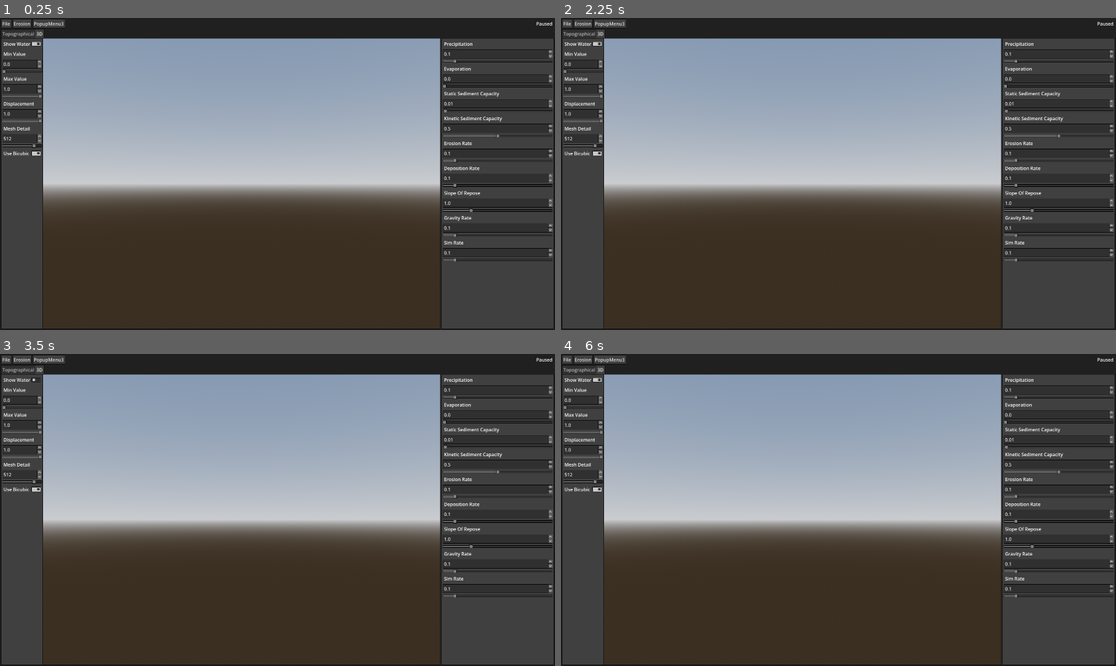
Above: before the commit, frames 1-4 (two rows, left to right).
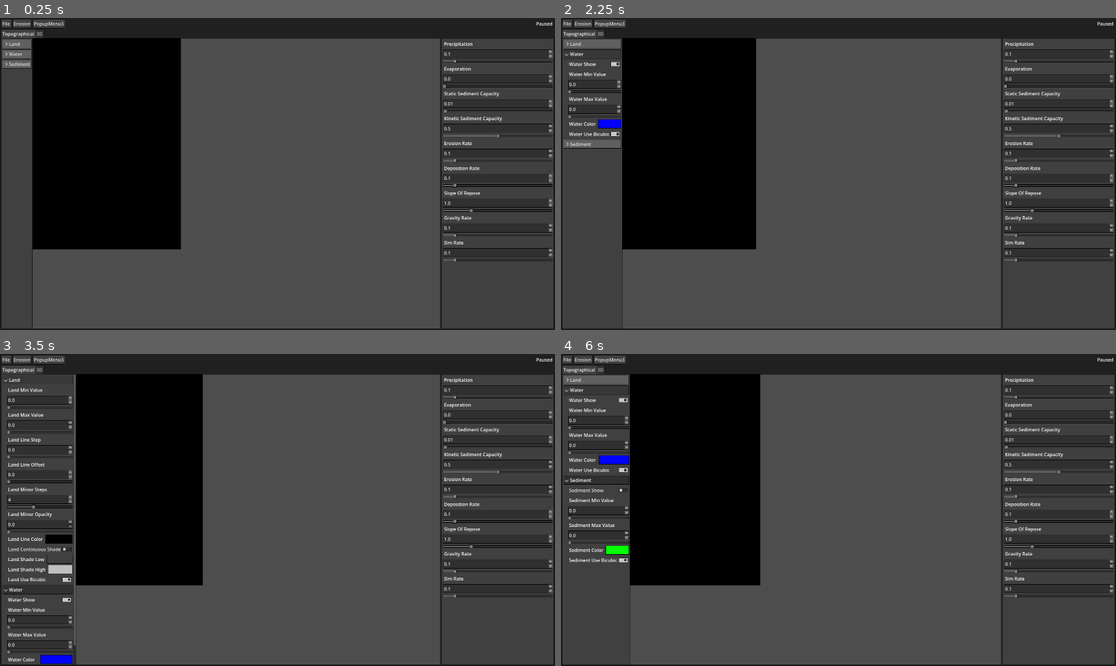
Above: after the commit, the same moments.

Repository: Trantarius/tgen
Game: Godot game, scene res://interface.tscn
Same seed, same stepped clock (60 frames per second), same inputs: the game is played once before the commit and once after it.
Inputs (mouse positions are in pixels of both pictures, inside the frame that each line leads up to):
- Up to frame 1 (0.25 s): no input
- Up to frame 2 (2.25 s): click (577, 42) at 0.5 s, where only the run after the commit has a clickable "Land"; click (599, 42) at 1.25 s, where only the run after the commit has a clickable "Land"; click (577, 55) at 2 s, where only the run after the commit has a clickable "Water"
- Up to frame 3 (3.5 s): click (33, 378) at 2.75 s, where only the run after the commit has a clickable "Land"
- Up to frame 4 (6 s): click (599, 591) at 3.5 s, where only the run after the commit has a clickable "Water"; click (599, 600) at 4.25 s, where only the run after the commit has a clickable "Sediment"; click (583, 378) at 5 s, where only the run before the commit has a clickable "Show Water"; click (594, 391) at 5.75 s, where only the run after the commit has a clickable "Water"

The runs differ from the first frame. In frame 1, 67% of the frame differs, in the area x 0-80%, y 4-100%; in frame 2, 66%; in frame 3, 66%; in frame 4, 67%.
Error in both runs: Cannot call method 'texture_create' on a null value. (res://noisegl.gd:21)

Commit message:
upgrade to godot 4.6

Diff:
--- a/interface.tscn
+++ b/interface.tscn
@@ -26,8 +26,8 @@
 shader_parameter/minor_opacity = 0.25
 shader_parameter/line_color = Color(0, 0, 0, 1)
 shader_parameter/continuous_shade = false
-shader_parameter/shade_low = Color(0, 0, 0, 1)
-shader_parameter/shade_high = Color(1, 1, 1, 1)
+shader_parameter/shade_low = Color(0.25, 0.25, 0.25, 1)
+shader_parameter/shade_high = Color(0.75, 0.75, 0.75, 1)
 shader_parameter/normal_depth = 64.0
 shader_parameter/use_bicubic = true
 
@@ -116,13 +116,9 @@
 content_margin_bottom = 0.0
 script = ExtResource("12_yg014")
 base = ExtResource("11_x8lwq")
-offset_left = 0
-offset_top = 0
-offset_right = 0
-offset_bottom = 0
 metadata/_custom_type_script = "uid://dl18sygnga3h3"
 
-[node name="Main" type="Node" node_paths=PackedStringArray("status_label", "topo_land", "topo_water", "topo_sediment", "mesh_land", "mesh_water")]
+[node name="Main" type="Node" unique_id=668517776 node_paths=PackedStringArray("status_label", "topo_land", "topo_water", "topo_sediment", "mesh_land", "mesh_water")]
 script = ExtResource("1_bmdto")
 status_label = NodePath("Interface/VBoxContainer/HBoxContainer/StatusLabel")
 topo_land = NodePath("Interface/VBoxContainer/HSplitContainer/CenterArea/Topographical/Control/SubViewportContainer/TopographicalView/Land")
@@ -131,7 +127,7 @@
 mesh_land = NodePath("Interface/VBoxContainer/HSplitContainer/CenterArea/3D/Control/SubViewportContainer/3DView/Land")
 mesh_water = NodePath("Interface/VBoxContainer/HSplitContainer/CenterArea/3D/Control/SubViewportContainer/3DView/Water")
 
-[node name="Interface" type="PanelContainer" parent="."]
+[node name="Interface" type="PanelContainer" parent="." unique_id=2051455482]
 anchors_preset = 15
 anchor_right = 1.0
 anchor_bottom = 1.0
@@ -140,16 +136,16 @@
 theme = ExtResource("1_4rbkc")
 theme_override_styles/panel = ExtResource("1_oi7g3")
 
-[node name="VBoxContainer" type="VBoxContainer" parent="Interface"]
-layout_mode = 2
-
-[node name="HBoxContainer" type="HBoxContainer" parent="Interface/VBoxContainer"]
-layout_mode = 2
-
-[node name="MenuBar" type="MenuBar" parent="Interface/VBoxContainer/HBoxContainer"]
-layout_mode = 2
-
-[node name="File" type="PopupMenu" parent="Interface/VBoxContainer/HBoxContainer/MenuBar"]
+[node name="VBoxContainer" type="VBoxContainer" parent="Interface" unique_id=1597801436]
+layout_mode = 2
+
+[node name="HBoxContainer" type="HBoxContainer" parent="Interface/VBoxContainer" unique_id=1579791300]
+layout_mode = 2
+
+[node name="MenuBar" type="MenuBar" parent="Interface/VBoxContainer/HBoxContainer" unique_id=2086594373]
+layout_mode = 2
+
+[node name="File" type="PopupMenu" parent="Interface/VBoxContainer/HBoxContainer/MenuBar" unique_id=933748359]
 item_count = 3
 item_0/text = "Save"
 item_0/id = 0
@@ -158,47 +154,47 @@
 item_2/text = "Save Buffer..."
 item_2/id = 2
 
-[node name="Erosion" type="PopupMenu" parent="Interface/VBoxContainer/HBoxContainer/MenuBar"]
+[node name="Erosion" type="PopupMenu" parent="Interface/VBoxContainer/HBoxContainer/MenuBar" unique_id=588398055]
 auto_translate_mode = 1
 
-[node name="PopupMenu3" type="PopupMenu" parent="Interface/VBoxContainer/HBoxContainer/MenuBar"]
+[node name="PopupMenu3" type="PopupMenu" parent="Interface/VBoxContainer/HBoxContainer/MenuBar" unique_id=487240318]
 auto_translate_mode = 1
 
-[node name="StatusLabel" type="Label" parent="Interface/VBoxContainer/HBoxContainer"]
+[node name="StatusLabel" type="Label" parent="Interface/VBoxContainer/HBoxContainer" unique_id=620391799]
 layout_mode = 2
 size_flags_horizontal = 3
 text = "Paused"
 horizontal_alignment = 2
 
-[node name="HSplitContainer" type="HSplitContainer" parent="Interface/VBoxContainer"]
+[node name="HSplitContainer" type="HSplitContainer" parent="Interface/VBoxContainer" unique_id=839365688]
 layout_mode = 2
 size_flags_vertical = 3
+split_offsets = PackedInt32Array(1520)
 split_offset = 1520
 
-[node name="CenterArea" type="TabContainer" parent="Interface/VBoxContainer/HSplitContainer"]
-layout_mode = 2
-current_tab = 1
-
-[node name="Topographical" type="HSplitContainer" parent="Interface/VBoxContainer/HSplitContainer/CenterArea"]
-visible = false
+[node name="CenterArea" type="TabContainer" parent="Interface/VBoxContainer/HSplitContainer" unique_id=1766175944]
+layout_mode = 2
+current_tab = 0
+
+[node name="Topographical" type="HSplitContainer" parent="Interface/VBoxContainer/HSplitContainer/CenterArea" unique_id=1190178662]
 layout_mode = 2
 drag_area_margin_begin = -3
 drag_area_margin_end = -3
 drag_area_offset = 2
 metadata/_tab_index = 0
 
-[node name="MarginContainer" type="MarginContainer" parent="Interface/VBoxContainer/HSplitContainer/CenterArea/Topographical"]
+[node name="MarginContainer" type="MarginContainer" parent="Interface/VBoxContainer/HSplitContainer/CenterArea/Topographical" unique_id=561340391]
 layout_mode = 2
 theme_override_constants/margin_left = -4
 theme_override_constants/margin_top = -4
 theme_override_constants/margin_right = -5
 theme_override_constants/margin_bottom = -4
 
-[node name="ScrollContainer" type="ScrollContainer" parent="Interface/VBoxContainer/HSplitContainer/CenterArea/Topographical/MarginContainer"]
+[node name="ScrollContainer" type="ScrollContainer" parent="Interface/VBoxContainer/HSplitContainer/CenterArea/Topographical/MarginContainer" unique_id=211733191]
 layout_mode = 2
 horizontal_scroll_mode = 0
 
-[node name="MarginContainer" type="MarginContainer" parent="Interface/VBoxContainer/HSplitContainer/CenterArea/Topographical/MarginContainer/ScrollContainer"]
+[node name="MarginContainer" type="MarginContainer" parent="Interface/VBoxContainer/HSplitContainer/CenterArea/Topographical/MarginContainer/ScrollContainer" unique_id=1547370653]
 layout_mode = 2
 size_flags_horizontal = 3
 theme_override_constants/margin_left = 4
@@ -206,7 +202,7 @@
 theme_override_constants/margin_right = 4
 theme_override_constants/margin_bottom = 4
 
-[node name="NodeInspector" type="VBoxContainer" parent="Interface/VBoxContainer/HSplitContainer/CenterArea/Topographical/MarginContainer/ScrollContainer/MarginContainer" node_paths=PackedStringArray("node")]
+[node name="NodeInspector" type="VBoxContainer" parent="Interface/VBoxContainer/HSplitContainer/CenterArea/Topographical/MarginContainer/ScrollContainer/MarginContainer" unique_id=1144964354 node_paths=PackedStringArray("node")]
 layout_mode = 2
 size_flags_horizontal = 3
 script = ExtResource("11_wjb41")
@@ -214,10 +210,10 @@
 category_whitelist = PackedStringArray("topographical_view.gd")
 metadata/_custom_type_script = "uid://hred82rgtout"
 
-[node name="Control" type="Control" parent="Interface/VBoxContainer/HSplitContainer/CenterArea/Topographical"]
-layout_mode = 2
-
-[node name="SubViewportContainer" type="SubViewportContainer" parent="Interface/VBoxContainer/HSplitContainer/CenterArea/Topographical/Control"]
+[node name="Control" type="Control" parent="Interface/VBoxContainer/HSplitContainer/CenterArea/Topographical" unique_id=1796020611]
+layout_mode = 2
+
+[node name="SubViewportContainer" type="SubViewportContainer" parent="Interface/VBoxContainer/HSplitContainer/CenterArea/Topographical/Control" unique_id=2129001262]
 layout_mode = 1
 anchors_preset = -1
 anchor_right = 1.0
@@ -230,11 +226,11 @@
 grow_vertical = 2
 stretch = true
 
-[node name="TopographicalView" type="SubViewport" parent="Interface/VBoxContainer/HSplitContainer/CenterArea/Topographical/Control/SubViewportContainer"]
+[node name="TopographicalView" type="SubViewport" parent="Interface/VBoxContainer/HSplitContainer/CenterArea/Topographical/Control/SubViewportContainer" unique_id=1153580157]
 handle_input_locally = false
 scaling_3d_scale = 0.25
-size = Vector2i(2, 6)
-render_target_update_mode = 0
+size = Vector2i(1410, 1004)
+render_target_update_mode = 4
 script = ExtResource("5_yg014")
 land_max_value = 0.0
 land_line_step = 0.0
@@ -242,21 +238,22 @@
 water_max_value = 0.0
 sediment_max_value = 0.0
 
-[node name="Land" type="TextureRect" parent="Interface/VBoxContainer/HSplitContainer/CenterArea/Topographical/Control/SubViewportContainer/TopographicalView"]
+[node name="Land" type="TextureRect" parent="Interface/VBoxContainer/HSplitContainer/CenterArea/Topographical/Control/SubViewportContainer/TopographicalView" unique_id=975882727]
 material = SubResource("ShaderMaterial_jllm8")
 offset_right = 256.0
 offset_bottom = 256.0
 scale = Vector2(3, 3)
 texture = SubResource("NoiseTexture2D_5ofep")
 
-[node name="Water" type="TextureRect" parent="Interface/VBoxContainer/HSplitContainer/CenterArea/Topographical/Control/SubViewportContainer/TopographicalView"]
+[node name="Water" type="TextureRect" parent="Interface/VBoxContainer/HSplitContainer/CenterArea/Topographical/Control/SubViewportContainer/TopographicalView" unique_id=1632355447]
 material = SubResource("ShaderMaterial_wjb41")
 offset_right = 256.0
 offset_bottom = 256.0
 scale = Vector2(3, 3)
 texture = SubResource("PlaceholderTexture2D_2m66s")
 
-[node name="Sediment" type="TextureRect" parent="Interface/VBoxContainer/HSplitContainer/CenterArea/Topographical/Control/SubViewportContainer/TopographicalView"]
+[node name="Sediment" type="TextureRect" parent="Interface/VBoxContainer/HSplitContainer/CenterArea/Topographical/Control/SubViewportContainer/TopographicalView" unique_id=32388269]
+visible = false
 texture_filter = 1
 material = SubResource("ShaderMaterial_yg014")
 offset_right = 256.0
@@ -264,11 +261,11 @@
 scale = Vector2(3, 3)
 texture = SubResource("PlaceholderTexture2D_bmdto")
 
-[node name="Camera2D" type="Camera2D" parent="Interface/VBoxContainer/HSplitContainer/CenterArea/Topographical/Control/SubViewportContainer/TopographicalView"]
+[node name="Camera2D" type="Camera2D" parent="Interface/VBoxContainer/HSplitContainer/CenterArea/Topographical/Control/SubViewportContainer/TopographicalView" unique_id=779624777]
 position = Vector2(960, 540)
 script = ExtResource("5_pxv5b")
 
-[node name="ColorRect" type="ColorRect" parent="Interface/VBoxContainer/HSplitContainer/CenterArea/Topographical/Control"]
+[node name="ColorRect" type="ColorRect" parent="Interface/VBoxContainer/HSplitContainer/CenterArea/Topographical/Control" unique_id=801769798]
 layout_mode = 1
 anchors_preset = -1
 anchor_bottom = 1.0
@@ -278,25 +275,26 @@
 grow_vertical = 2
 color = Color(0, 0, 0, 1)
 
-[node name="3D" type="HSplitContainer" parent="Interface/VBoxContainer/HSplitContainer/CenterArea"]
+[node name="3D" type="HSplitContainer" parent="Interface/VBoxContainer/HSplitContainer/CenterArea" unique_id=533369853]
+visible = false
 layout_mode = 2
 drag_area_margin_begin = -3
 drag_area_margin_end = -3
 drag_area_offset = 2
 metadata/_tab_index = 1
 
-[node name="MarginContainer" type="MarginContainer" parent="Interface/VBoxContainer/HSplitContainer/CenterArea/3D"]
+[node name="MarginContainer" type="MarginContainer" parent="Interface/VBoxContainer/HSplitContainer/CenterArea/3D" unique_id=1943224228]
 layout_mode = 2
 theme_override_constants/margin_left = -4
 theme_override_constants/margin_top = -4
 theme_override_constants/margin_right = -5
 theme_override_constants/margin_bottom = -4
 
-[node name="ScrollContainer" type="ScrollContainer" parent="Interface/VBoxContainer/HSplitContainer/CenterArea/3D/MarginContainer"]
+[node name="ScrollContainer" type="ScrollContainer" parent="Interface/VBoxContainer/HSplitContainer/CenterArea/3D/MarginContainer" unique_id=1730922258]
 layout_mode = 2
 horizontal_scroll_mode = 0
 
-[node name="MarginContainer" type="MarginContainer" parent="Interface/VBoxContainer/HSplitContainer/CenterArea/3D/MarginContainer/ScrollContainer"]
+[node name="MarginContainer" type="MarginContainer" parent="Interface/VBoxContainer/HSplitContainer/CenterArea/3D/MarginContainer/ScrollContainer" unique_id=837925579]
 layout_mode = 2
 size_flags_horizontal = 3
 theme_override_constants/margin_left = 4
@@ -304,7 +302,7 @@
 theme_override_constants/margin_right = 4
 theme_override_constants/margin_bottom = 4
 
-[node name="NodeInspector" type="VBoxContainer" parent="Interface/VBoxContainer/HSplitContainer/CenterArea/3D/MarginContainer/ScrollContainer/MarginContainer" node_paths=PackedStringArray("node")]
+[node name="NodeInspector" type="VBoxContainer" parent="Interface/VBoxContainer/HSplitContainer/CenterArea/3D/MarginContainer/ScrollContainer/MarginContainer" unique_id=1998518500 node_paths=PackedStringArray("node")]
 layout_mode = 2
 size_flags_horizontal = 3
 script = ExtResource("11_wjb41")
@@ -312,10 +310,10 @@
 category_whitelist = PackedStringArray("3d_view.gd")
 metadata/_custom_type_script = "uid://hred82rgtout"
 
-[node name="Control" type="Control" parent="Interface/VBoxContainer/HSplitContainer/CenterArea/3D"]
-layout_mode = 2
-
-[node name="SubViewportContainer" type="SubViewportContainer" parent="Interface/VBoxContainer/HSplitContainer/CenterArea/3D/Control"]
+[node name="Control" type="Control" parent="Interface/VBoxContainer/HSplitContainer/CenterArea/3D" unique_id=2134274974]
+layout_mode = 2
+
+[node name="SubViewportContainer" type="SubViewportContainer" parent="Interface/VBoxContainer/HSplitContainer/CenterArea/3D/Control" unique_id=907280963]
 layout_mode = 1
 anchors_preset = -1
 anchor_right = 1.0
@@ -328,29 +326,29 @@
 grow_vertical = 2
 stretch = true
 
-[node name="3DView" type="SubViewport" parent="Interface/VBoxContainer/HSplitContainer/CenterArea/3D/Control/SubViewportContainer"]
+[node name="3DView" type="SubViewport" parent="Interface/VBoxContainer/HSplitContainer/CenterArea/3D/Control/SubViewportContainer" unique_id=1832977369]
 handle_input_locally = false
 size = Vector2i(1374, 1004)
-render_target_update_mode = 4
+render_target_update_mode = 0
 script = ExtResource("8_yg014")
 
-[node name="DirectionalLight3D" type="DirectionalLight3D" parent="Interface/VBoxContainer/HSplitContainer/CenterArea/3D/Control/SubViewportContainer/3DView"]
+[node name="DirectionalLight3D" type="DirectionalLight3D" parent="Interface/VBoxContainer/HSplitContainer/CenterArea/3D/Control/SubViewportContainer/3DView" unique_id=224464294]
 transform = Transform3D(-0.866023, -0.433016, 0.250001, 0, 0.499998, 0.866027, -0.500003, 0.749999, -0.43301, 0, 0, 0)
 
-[node name="WorldEnvironment" type="WorldEnvironment" parent="Interface/VBoxContainer/HSplitContainer/CenterArea/3D/Control/SubViewportContainer/3DView"]
+[node name="WorldEnvironment" type="WorldEnvironment" parent="Interface/VBoxContainer/HSplitContainer/CenterArea/3D/Control/SubViewportContainer/3DView" unique_id=1313802418]
 environment = SubResource("Environment_bmdto")
 
-[node name="Land" type="MeshInstance3D" parent="Interface/VBoxContainer/HSplitContainer/CenterArea/3D/Control/SubViewportContainer/3DView"]
+[node name="Land" type="MeshInstance3D" parent="Interface/VBoxContainer/HSplitContainer/CenterArea/3D/Control/SubViewportContainer/3DView" unique_id=702377028]
 transform = Transform3D(1, 0, 0, 0, 1, 0, 0, 0, 1, 0, -0.25, 0)
 material_override = SubResource("ShaderMaterial_chom7")
 mesh = SubResource("PlaneMesh_gxukf")
 
-[node name="Water" type="MeshInstance3D" parent="Interface/VBoxContainer/HSplitContainer/CenterArea/3D/Control/SubViewportContainer/3DView"]
+[node name="Water" type="MeshInstance3D" parent="Interface/VBoxContainer/HSplitContainer/CenterArea/3D/Control/SubViewportContainer/3DView" unique_id=1152908972]
 transform = Transform3D(1, 0, 0, 0, 1, 0, 0, 0, 1, 0, -0.25, 0)
 material_override = SubResource("ShaderMaterial_xqc7l")
 mesh = SubResource("PlaneMesh_gxukf")
 
-[node name="Camera3D" type="Camera3D" parent="Interface/VBoxContainer/HSplitContainer/CenterArea/3D/Control/SubViewportContainer/3DView"]
+[node name="Camera3D" type="Camera3D" parent="Interface/VBoxContainer/HSplitContainer/CenterArea/3D/Control/SubViewportContainer/3DView" unique_id=1028481170]
 transform = Transform3D(1, 0, 0, 0, 1, 0, 0, 0, 1, 0, 0, 2)
 projection = 2
 current = true
@@ -358,7 +356,7 @@
 near = 0.01
 script = ExtResource("10_x8lwq")
 
-[node name="ColorRect" type="ColorRect" parent="Interface/VBoxContainer/HSplitContainer/CenterArea/3D/Control"]
+[node name="ColorRect" type="ColorRect" parent="Interface/VBoxContainer/HSplitContainer/CenterArea/3D/Control" unique_id=556152231]
 layout_mode = 1
 anchors_preset = -1
 anchor_bottom = 1.0
@@ -368,20 +366,20 @@
 grow_vertical = 2
 color = Color(0, 0, 0, 1)
 
-[node name="MarginContainer" type="MarginContainer" parent="Interface/VBoxContainer/HSplitContainer"]
+[node name="MarginContainer" type="MarginContainer" parent="Interface/VBoxContainer/HSplitContainer" unique_id=1993055211]
 layout_mode = 2
 theme_override_constants/margin_top = 31
 
-[node name="RightArea" type="PanelContainer" parent="Interface/VBoxContainer/HSplitContainer/MarginContainer"]
+[node name="RightArea" type="PanelContainer" parent="Interface/VBoxContainer/HSplitContainer/MarginContainer" unique_id=569492445]
 custom_minimum_size = Vector2(100, 0)
 layout_mode = 2
 theme_override_styles/panel = SubResource("StyleBox_x8lwq")
 
-[node name="ScrollContainer" type="ScrollContainer" parent="Interface/VBoxContainer/HSplitContainer/MarginContainer/RightArea"]
+[node name="ScrollContainer" type="ScrollContainer" parent="Interface/VBoxContainer/HSplitContainer/MarginContainer/RightArea" unique_id=1786151928]
 layout_mode = 2
 horizontal_scroll_mode = 0
 
-[node name="MarginContainer" type="MarginContainer" parent="Interface/VBoxContainer/HSplitContainer/MarginContainer/RightArea/ScrollContainer"]
+[node name="MarginContainer" type="MarginContainer" parent="Interface/VBoxContainer/HSplitContainer/MarginContainer/RightArea/ScrollContainer" unique_id=374957861]
 layout_mode = 2
 size_flags_horizontal = 3
 theme_override_constants/margin_left = 4
@@ -389,7 +387,7 @@
 theme_override_constants/margin_right = 4
 theme_override_constants/margin_bottom = 4
 
-[node name="NodeInspector" type="VBoxContainer" parent="Interface/VBoxContainer/HSplitContainer/MarginContainer/RightArea/ScrollContainer/MarginContainer" node_paths=PackedStringArray("node")]
+[node name="NodeInspector" type="VBoxContainer" parent="Interface/VBoxContainer/HSplitContainer/MarginContainer/RightArea/ScrollContainer/MarginContainer" unique_id=687042928 node_paths=PackedStringArray("node")]
 layout_mode = 2
 size_flags_horizontal = 3
 script = ExtResource("11_wjb41")
--- a/interface/theme.tres
+++ b/interface/theme.tres
@@ -52,10 +52,6 @@
 content_margin_bottom = 4.0
 script = ExtResource("26_deob3")
 base = ExtResource("4_ut5vn")
-offset_left = 0
-offset_top = 0
-offset_right = 0
-offset_bottom = 0
 metadata/_custom_type_script = "uid://dl18sygnga3h3"
 
 [sub_resource type="StyleBoxFlat" id="StyleBoxFlat_pabes"]
@@ -180,10 +176,6 @@
 content_margin_bottom = 0.0
 script = ExtResource("26_deob3")
 base = ExtResource("4_ut5vn")
-offset_left = 0
-offset_top = 0
-offset_right = 0
-offset_bottom = 0
 metadata/_custom_type_script = "uid://dl18sygnga3h3"
 
 [sub_resource type="StyleBox" id="StyleBox_d2pqn"]
@@ -195,10 +187,6 @@
 content_margin_bottom = -1.0
 script = ExtResource("26_deob3")
 base = ExtResource("4_ut5vn")
-offset_left = 0
-offset_top = 0
-offset_right = 0
-offset_bottom = 0
 metadata/_custom_type_script = "uid://dl18sygnga3h3"
 
 [resource]
--- a/main.gd
+++ b/main.gd
@@ -78,6 +78,8 @@
 	mesh_land.material_override.set_shader_parameter("height_texture",terrain)
 	mesh_water.material_override.set_shader_parameter("height_texture",terrain)
 
+	print("initialized")
+
 
 var step_count = 10
 
--- a/project.godot
+++ b/project.godot
@@ -8,11 +8,15 @@
 
 config_version=5
 
+[animation]
+
+compatibility/default_parent_skeleton_in_mesh_instance_3d=true
+
 [application]
 
 config/name="TGen"
 run/main_scene="uid://c6fjfqrjlymsq"
-config/features=PackedStringArray("4.4", "Forward Plus")
+config/features=PackedStringArray("4.6", "Forward Plus")
 config/icon="res://icon.svg"
 
 [display]
Not shown: 2 places in interface.tscn that only renumber resources
Not shown: 1 places in interface/checkbox_checked_disabled_texture.tres that only renumber resources
Not shown: 1 places in interface/checkbox_checked_texture.tres that only renumber resources
Not shown: 1 places in interface/checkbox_unchecked_disabled_texture.tres that only renumber resources
Not shown: 1 places in interface/checkbox_unchecked_texture.tres that only renumber resources
Not shown: 1 places in interface/radiobox_checked_disabled_texture.tres that only renumber resources
Not shown: 1 places in interface/radiobox_checked_texture.tres that only renumber resources
Not shown: 1 places in interface/radiobox_unchecked_disabled_texture.tres that only renumber resources
Not shown: 1 places in interface/radiobox_unchecked_texture.tres that only renumber resources
Not shown: 1 places in interface/slider_grabber_disabled_texture.tres that only renumber resources
Not shown: 1 places in interface/slider_grabber_highlight_texture.tres that only renumber resources
Not shown: 1 places in interface/slider_grabber_texture.tres that only renumber resources
(and 3 more such lines)
